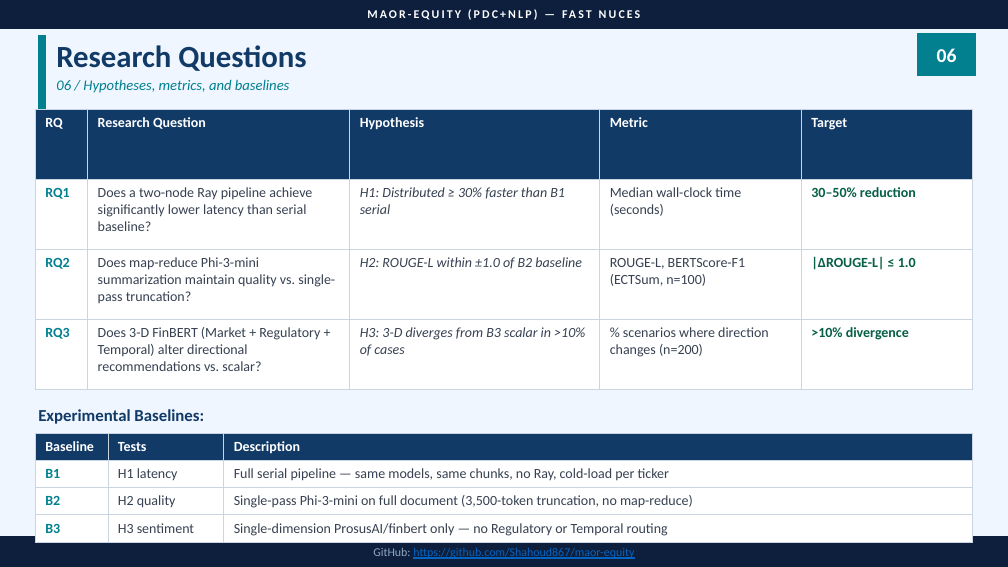
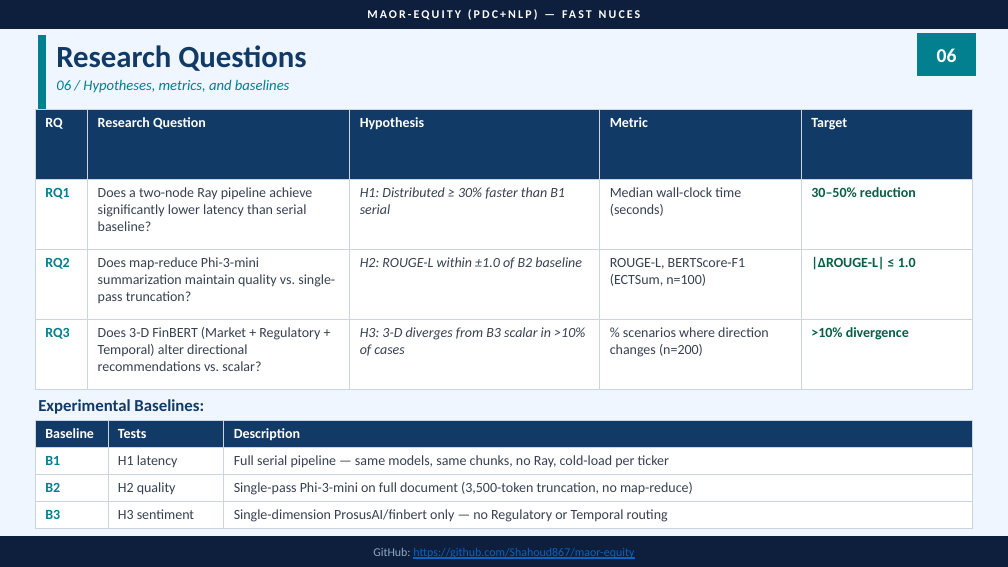
Before and after one commit to Shahoud867/maor-equity, a slide deck: slide 7 of presentation/MAOR_EQUITY_Presentation.pptx. Drawn at 1008x567 pixels with LibreOffice and Linux fonts; fonts in the diff are those of the drawing. Boxes give left, top, right and bottom in pixels: in the first picture for what was removed or moved away, otherwise in the second. Text is boxed around its words. In the diff, an @@ line names an element or a change of style, - is before the commit and + after.

```diff
--- a/presentation/MAOR_EQUITY_Presentation.pptx
+++ b/presentation/MAOR_EQUITY_Presentation.pptx
@@ text "Experimental Baselines:": place and size @@
-text "Experimental Baselines:" at box(38, 409, 204, 424)
+text "Experimental Baselines:" at box(38, 399, 204, 414)
@@ table: place and size @@
-table at box(35, 433, 973, 540)
+table at box(35, 420, 973, 528)
```
Also in this commit, not shown: 3 other slides changed.
